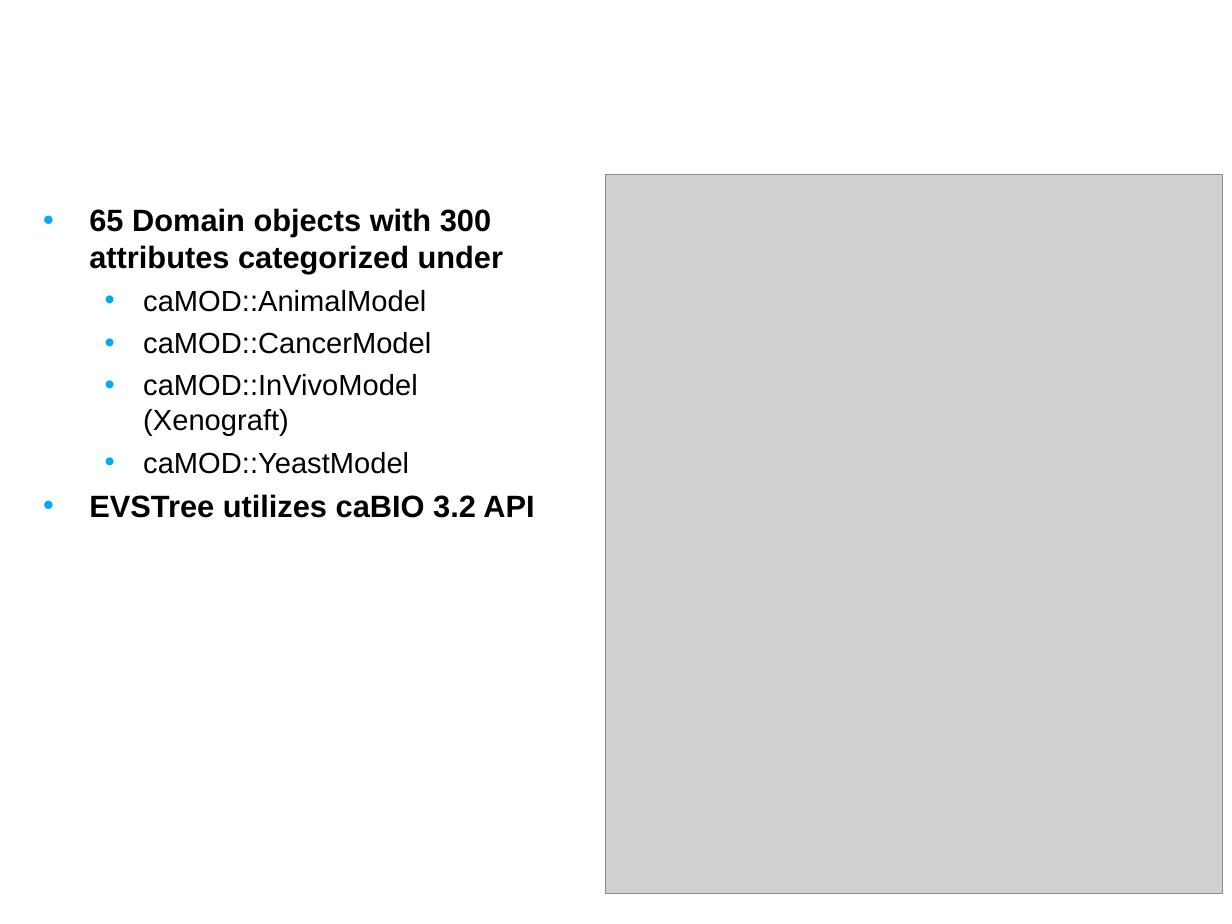
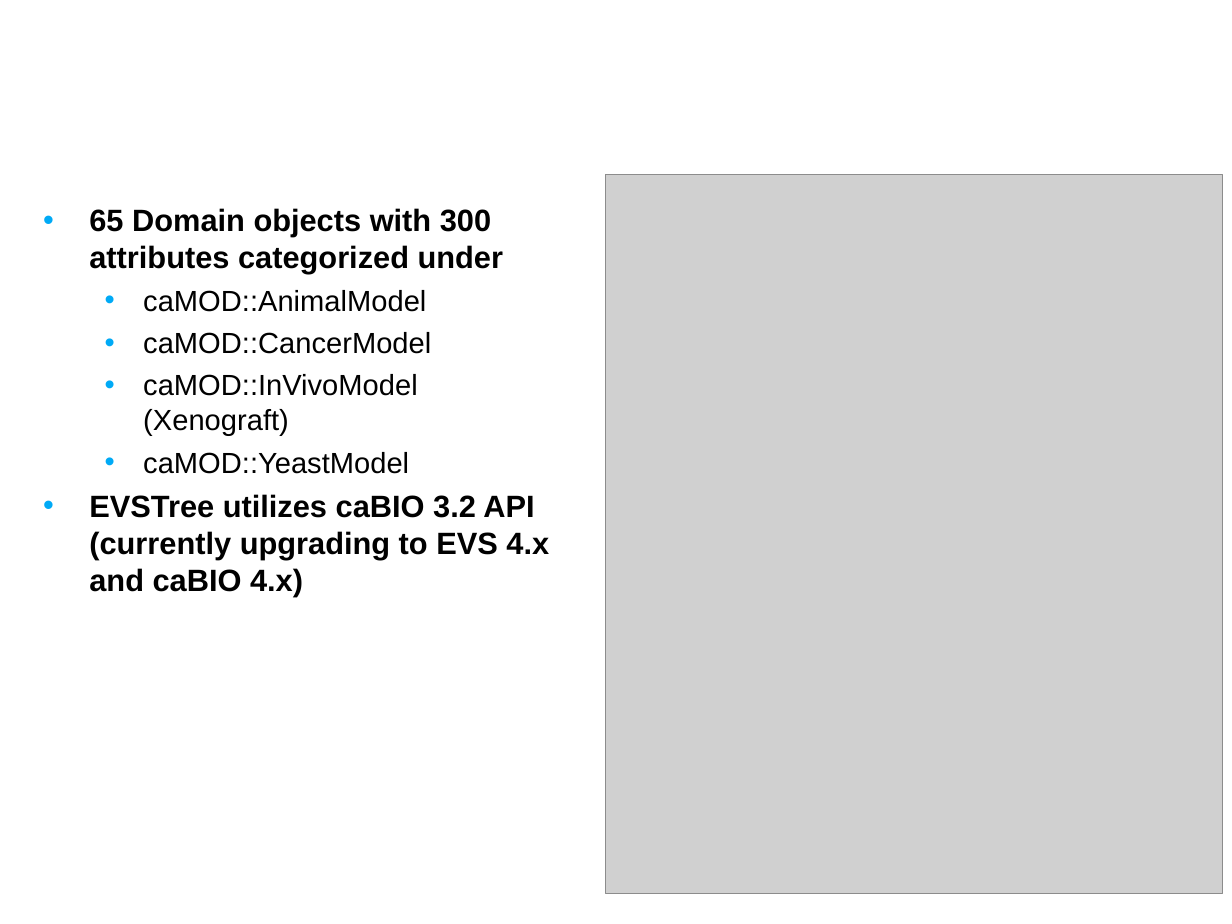
Before and after one commit to NCIP/camod-docs, a slide deck: slide 10 of CABIG compliance/caMOD 2.5 VCDE Submission/caMOD_Interoperability_Review_2009.ppt. Drawn at 1232x924 pixels with LibreOffice and Linux fonts; fonts in the diff are those of the drawing; grey boxes stand for pictures; background and template pictures are left out. Boxes give left, top, right and bottom in pixels: in the first picture for what was removed or moved away, otherwise in the second. Text is boxed around its words. In the diff, an @@ line names an element or a change of style, - is before the commit and + after.

```diff
--- a/CABIG compliance/caMOD 2.5 VCDE Submission/caMOD_Interoperability_Review_2009.ppt
+++ b/CABIG compliance/caMOD 2.5 VCDE Submission/caMOD_Interoperability_Review_2009.ppt
@@ text at (89,494,549,596): text changed @@
-• EVSTree utilizes caBIO 3.2 API
+• EVSTree utilizes caBIO 3.2 API (currently upgrading to EVS 4.x and caBIO 4.x)
```
Also in this commit, not shown: 3 other slides changed, 5 slides removed.
